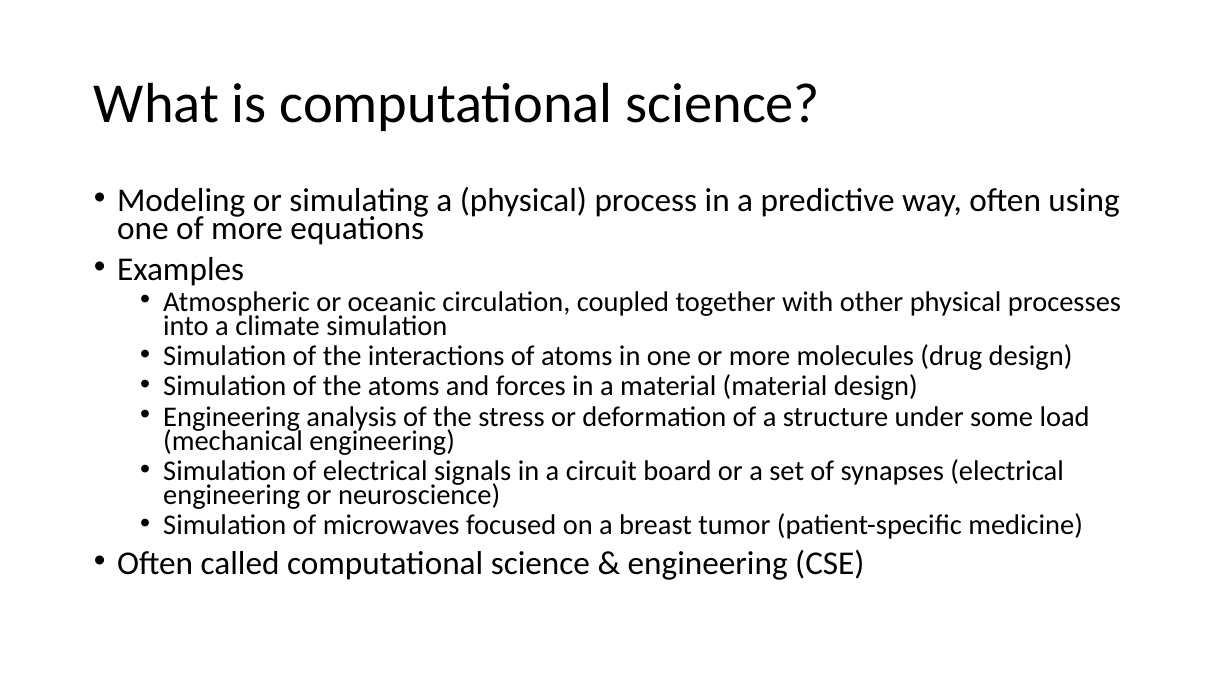
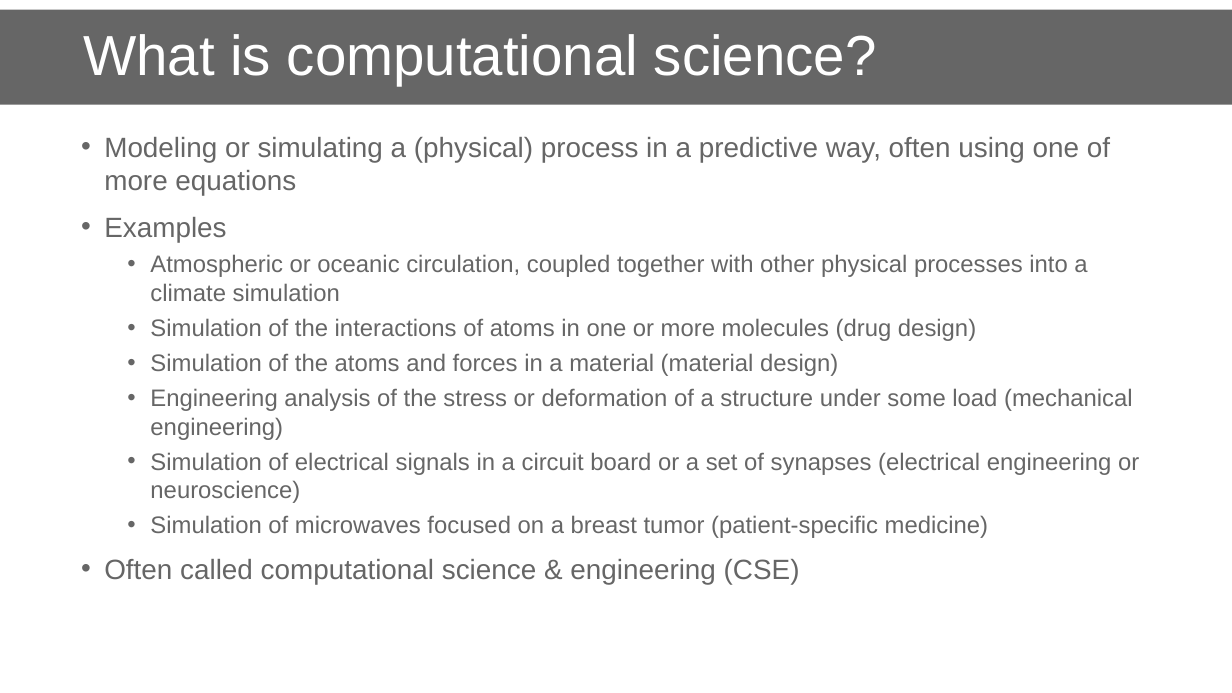
Before and after one commit to danielskatz/repro-fdtd1d, a slide deck: slide 3 of comp-repro.pptx (slide 2 before the commit). Drawn at 1232x693 pixels with LibreOffice and Linux fonts; fonts in the diff are those of the drawing; background and template pictures are left out. Boxes give left, top, right and bottom in pixels: in the first picture for what was removed or moved away, otherwise in the second. Text is boxed around its words. In the diff, an @@ line names an element or a change of style, - is before the commit and + after.

```diff
--- a/comp-repro.pptx
+++ b/comp-repro.pptx
@@ title "What is computational science?" resized from (x1=94, y1=82, x2=821, y2=131) to (x1=0, y1=9, x2=1232, y2=104) @@
@@ title "What is computational science?" at (x1=0, y1=9, x2=1232, y2=104): font Calibri to Arial, text colour #000000 to #FFFFFF; indent changed; fill none to #666666 @@
@@ text "Modeling or simulating a (physical) ..." moved from (x1=117, y1=187, x2=1121, y2=580) to (x1=104, y1=137, x2=1139, y2=584) @@
@@ text "Modeling or simulating a (physical) ..." at (x1=104, y1=137, x2=1139, y2=584): size 25.9 to 21.7 pt in "Modeling or simulating a (physical) process in ...", "Examples", "Often called computational science & engineering (CSE)"; font Calibri to Arial, text colour #000000 to #666666; size 22.2 to 18.6 pt in "Atmospheric or oceanic circulation, coupled together with ...", "Simulation of the interactions of atoms in ...", "Simulation of the atoms and forces in ...", "Engineering analysis of the stress or deformation ..." and 2 more places; line spacing 0.7 to 1 @@
```
Also in this commit, not shown: 17 other slides changed, 4 slides added.
